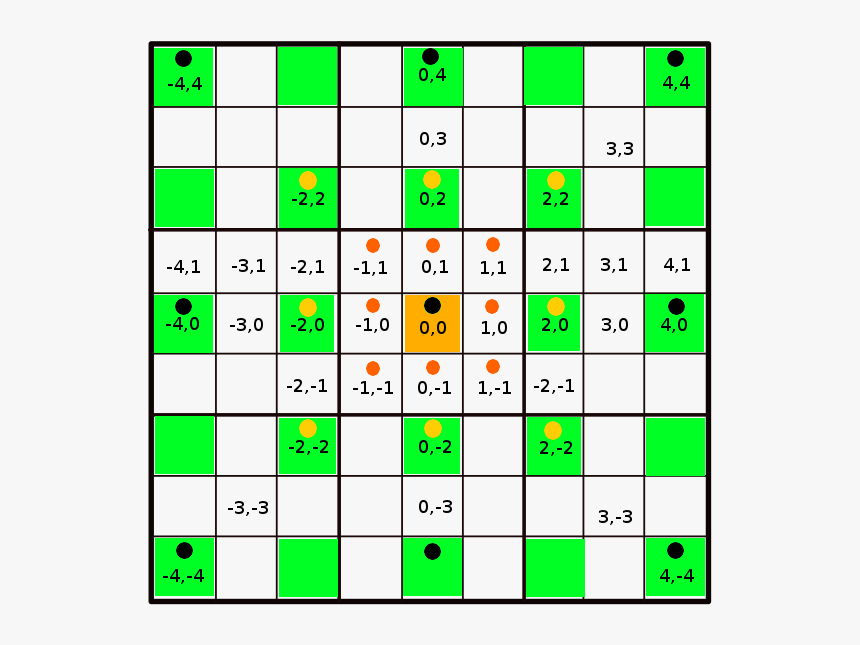
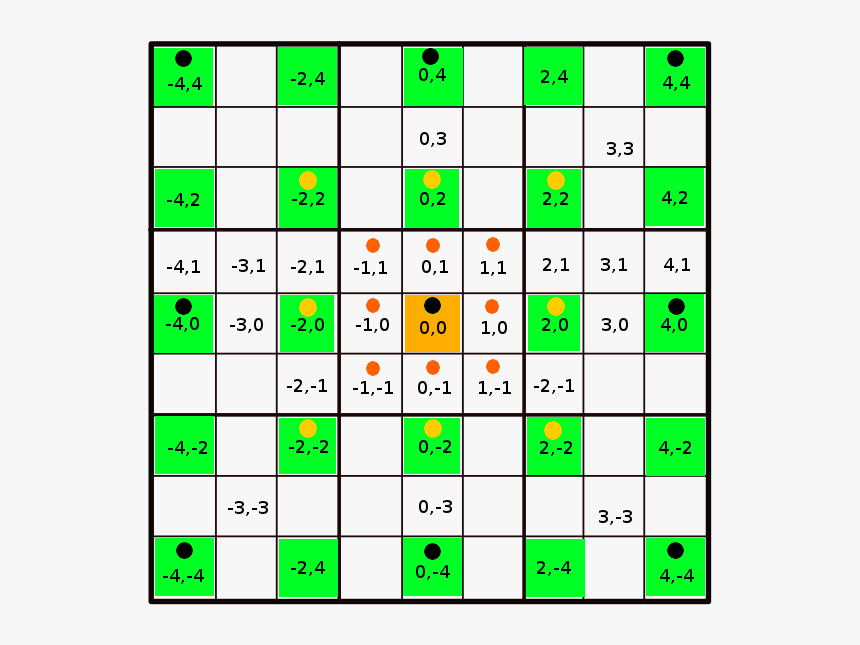
Before/after of a 860 × 645 layered artwork. What changed in the layer stack:
added layer "0,-4" above "2,-4" over [416, 565, 450, 580]
added layer "2,-4" above "4,-2" over [537, 561, 571, 576]
added layer "4,-2" above "-2,4 #1" over [659, 441, 692, 456]
added layer "-2,4 #1" above "-4,-2" over [291, 561, 325, 576]
added layer "-4,-2" above "2,4" over [168, 441, 208, 456]
added layer "2,4" above "-4,2" over [541, 70, 568, 85]
added layer "-4,2" above "-2,4" over [167, 193, 200, 208]
added layer "-2,4" above "4,2" over [291, 72, 325, 87]
added layer "4,2" above "-4,1" over [662, 191, 688, 206]
